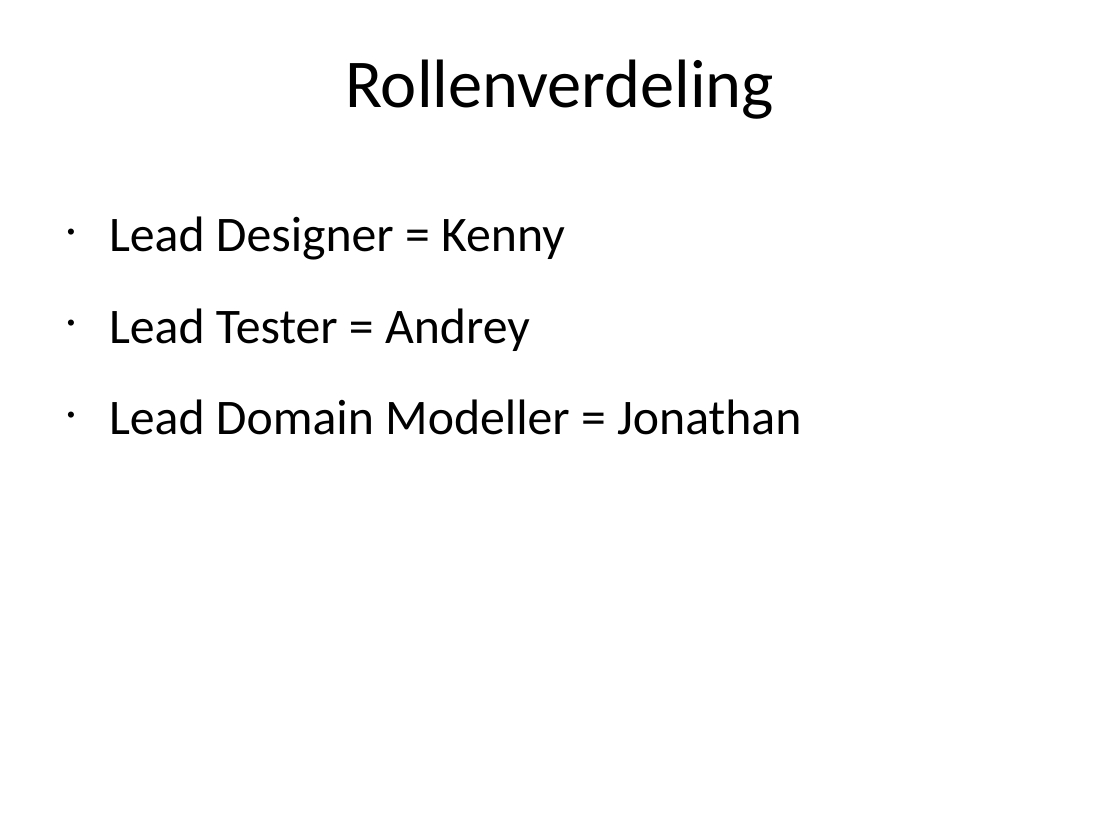
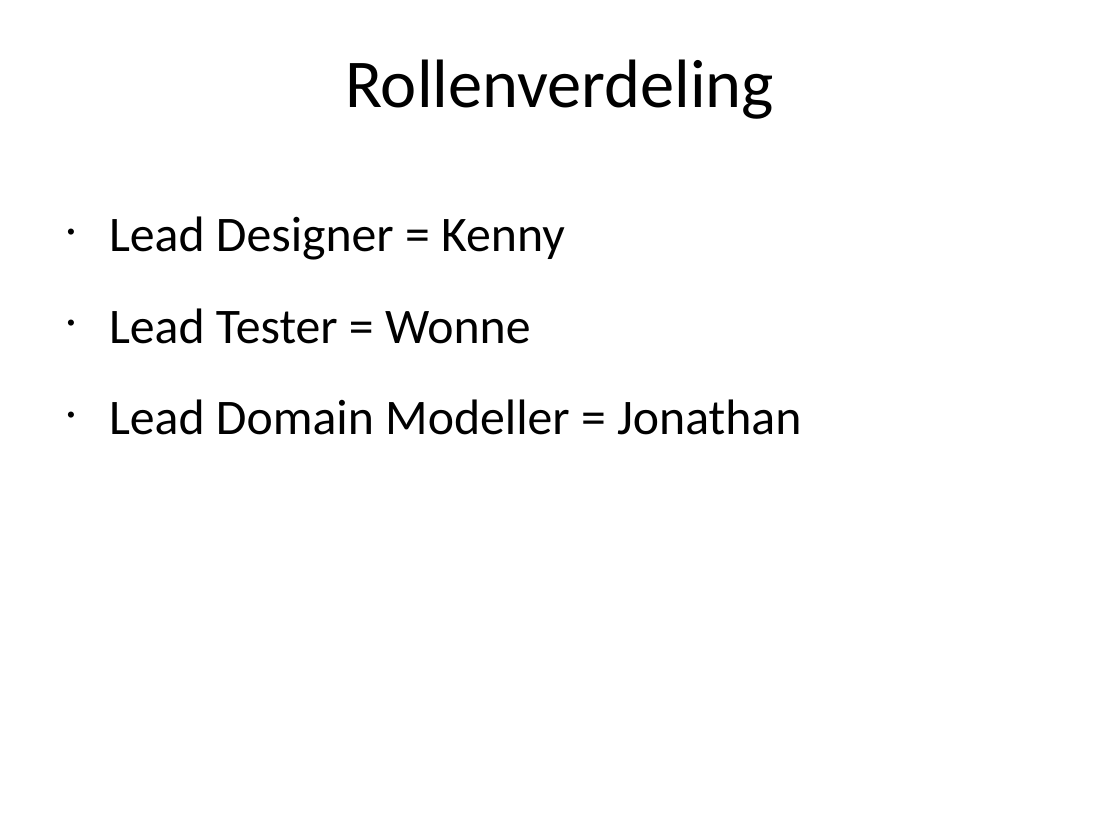
Before and after one commit to Novarg1/SWOP21, a slide deck: slide 2 of presentatie/Presentatie_Iteratie3.odp. Drawn at 1120x840 pixels with LibreOffice and Linux fonts; fonts in the diff are those of the drawing. Boxes give left, top, right and bottom in pixels: in the first picture for what was removed or moved away, otherwise in the second. Text is boxed around its words. In the diff, an @@ line names an element or a change of style, - is before the commit and + after.

```diff
--- a/presentatie/Presentatie_Iteratie3.odp
+++ b/presentatie/Presentatie_Iteratie3.odp
@@ text at [109,308,531,344]: text changed @@
-• Lead Tester = Andrey
+• Lead Tester = Wonne
```
